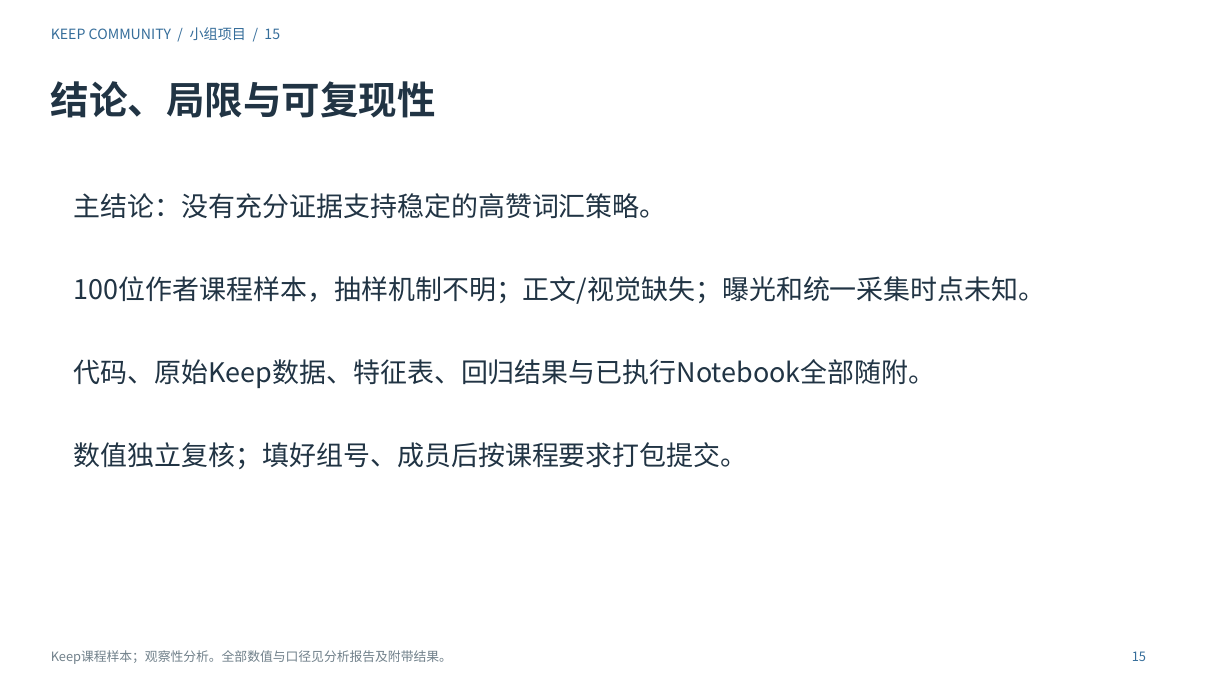
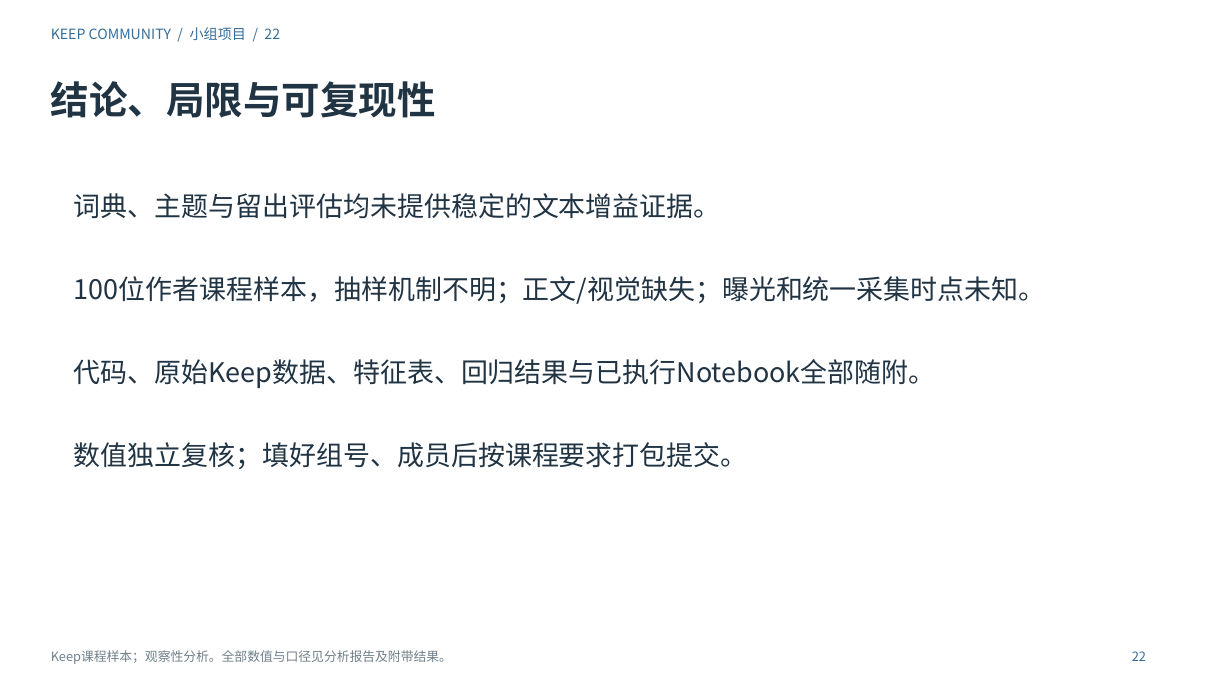
Before and after one commit to Charlie-ChenLin/keep-community-analysis, a slide deck: slide 22 of 演示文稿.pptx (slide 15 before the commit). Drawn at 1232x693 pixels with LibreOffice and Linux fonts; fonts in the diff are those of the drawing. Boxes give left, top, right and bottom in pixels: in the first picture for what was removed or moved away, otherwise in the second. Text is boxed around its words. In the diff, an @@ line names an element or a change of style, - is before the commit and + after.

```diff
--- a/演示文稿.pptx
+++ b/演示文稿.pptx
@@ text at (x1=51, y1=27, x2=280, y2=40): text changed @@
-KEEP COMMUNITY / 小组项目 / 15
+KEEP COMMUNITY / 小组项目 / 22
@@ text at (x1=74, y1=193, x2=721, y2=219): text changed @@
-主结论：没有充分证据支持稳定的高赞词汇策略。
+词典、主题与留出评估均未提供稳定的文本增益证据。
@@ text at (x1=1132, y1=651, x2=1146, y2=661): text changed @@
-15
+22
```
Also in this commit, not shown: 12 other slides changed, 7 slides added, 57 other files.
